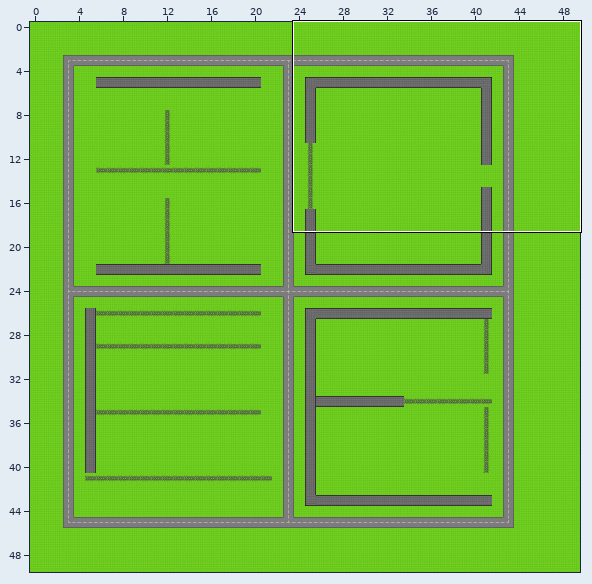
A Tiled map gets an edit: maps/level2.tmx. Above, an overview of the earlier version with the close-up marked.
Close-up. The starting point:
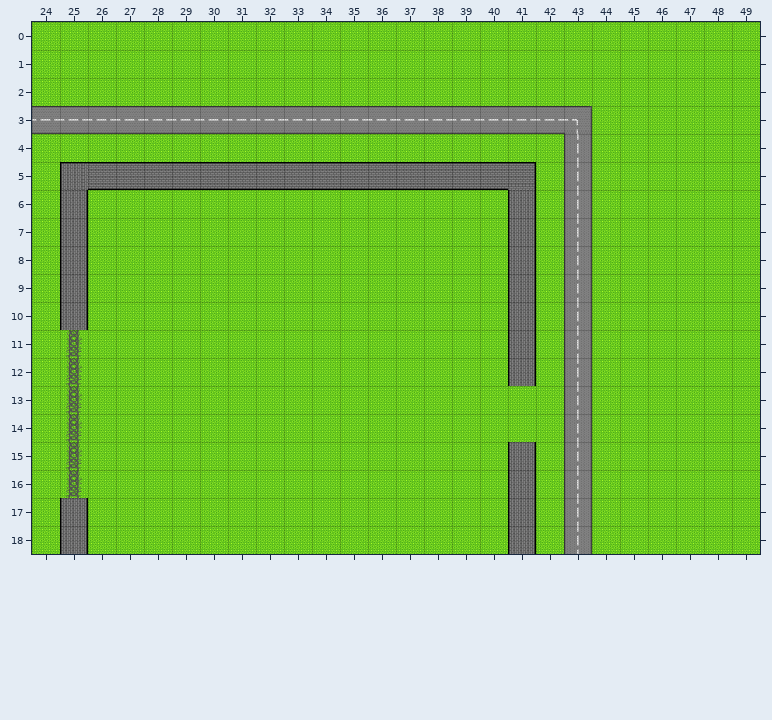
Cells are 64x64 px. Shown: x 24..49, y 0..18. The commit also changed other parts of the map, which this record leaves out.
After the commit:
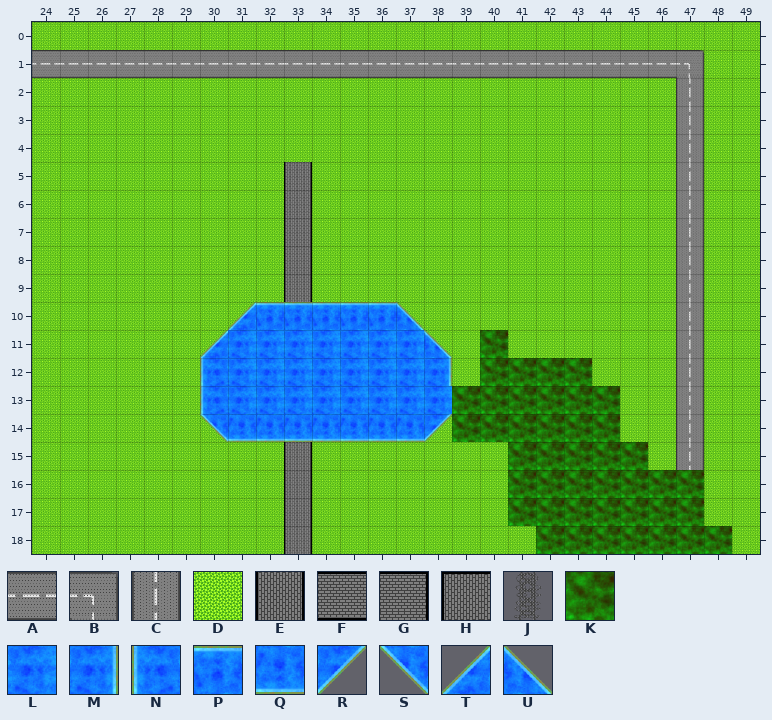
Key: from "background": A 1, B 2, C 6, D 16; from "obstacles": E 0, F 1, G 2, H 5, J 6; from "sky": K 1; from "world": L 32, M 33, N 34, P 35, Q 36, R 37, S 38, T 39, U 40.
_ is an empty cell.
Tiles replaced or removed in this view: A, B, C, D, E, F, G, H, J.
Tiles of an added or newly shown layer are drawn over the layers below it.
Difference:
Changed rows in their new state; . is an unchanged cell.
Layer "Background" (removed):
first column x 24:
 1 ________________________.
 2 ......................._.
 3 ____________________..._.
 4 ..................._..._.
 5 ..................._..._.
 6 ........._........._..._.
 7 ........._........._..._.
 8 ........._........._..._.
 9 ........._........._..._.
10 ......._______....._..._.
11 ._...._________._.._..._.
12 ._...._________._.__..._.
13 ._...._______________.._.
14 ._...._______________.._.
15 ._......._........____._.
16 ._......._........______.
17 ........._........______.
18 ........._........_______
Layer "Obstacles" (removed):
first column x 25:
 5 _________________
 6 _..............._
 7 _..............._
 8 _..............._
 9 _..............._
10 _..............._
11 _..............._
12 _..............._
13 _................
14 _................
15 _..............._
16 _..............._
17 _..............._
18 _..............._
Layer "ground" (added):
first column x 24:
 1 .......................D
 3 DDDDDDDDDDDDDDDDDDDD....
 4 ...................D....
 5 .DDDDDDDD.DDDDDDDD.D....
 6 .D...............D.D....
 7 .D...............D.D....
 8 .D...............D.D....
 9 .D...............D.D....
10 .D.....D.....D...D.D....
11 .D....D.......D..D.D....
12 .D......................
13 .D......................
14 .D....D.......D.........
15 .D......................
16 .D......................
17 .D......................
18 .D...............D......
Layer "world" (added):
first column x 24:
 1 AAAAAAAAAAAAAAAAAAAAAAAB
 2 .......................C
 3 .......................C
 4 .......................C
 5 .......................C
 6 .......................C
 7 .......................C
 8 .......................C
 9 .......................C
10 .......TPPPPPU.........C
11 ......TLLLLLLLU........C
12 ......NLLLLLLLM........C
13 ......NLLLLLLLL........C
14 ......SQQQQQQQR........C
15 .......................C
Layer "weaponCollision" (added):
first column x 33:
 5 E
 6 E
 7 E
 8 E
 9 E
first column x 33:
15 E
16 E
17 E
18 E
Layer "sky" (added):
first column x 39:
11 .K........
12 .KKKK.....
13 KKKKKK....
14 KKKKKK....
15 ..KKKKK...
16 ..KKKKKKK.
17 ..KKKKKKK.
18 ...KKKKKKK
Boxes around the changes in both close-ups, in picture pixels (x1, y1, x2, y2):
changed: (32, 50, 732, 554)
